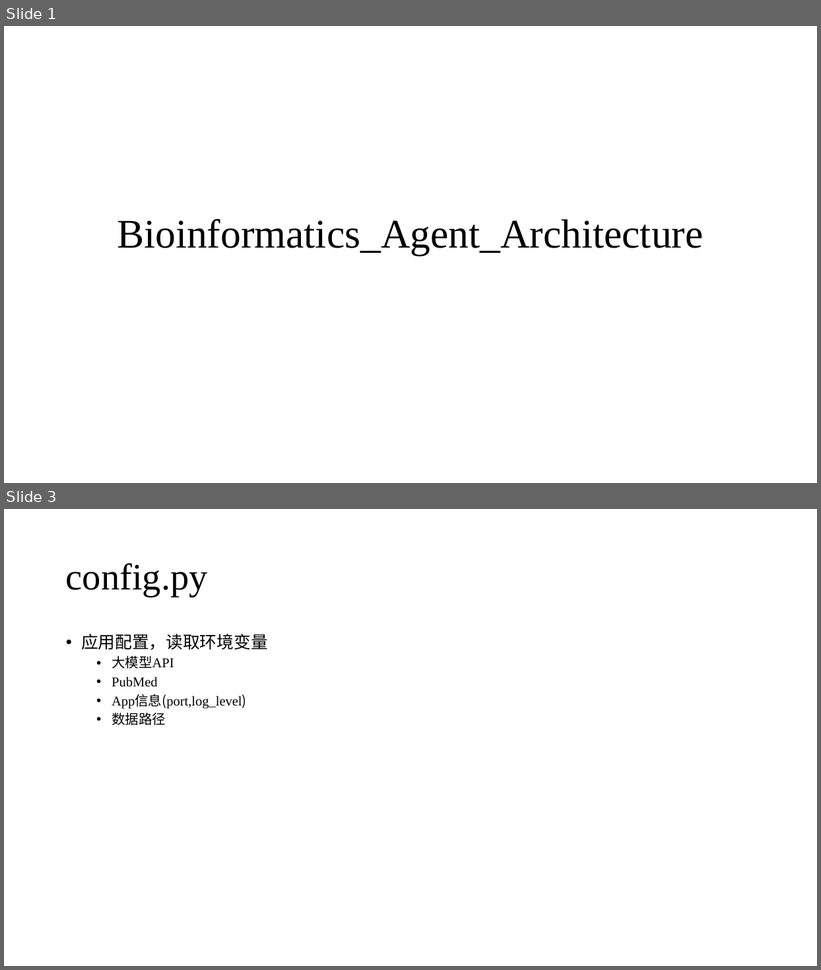
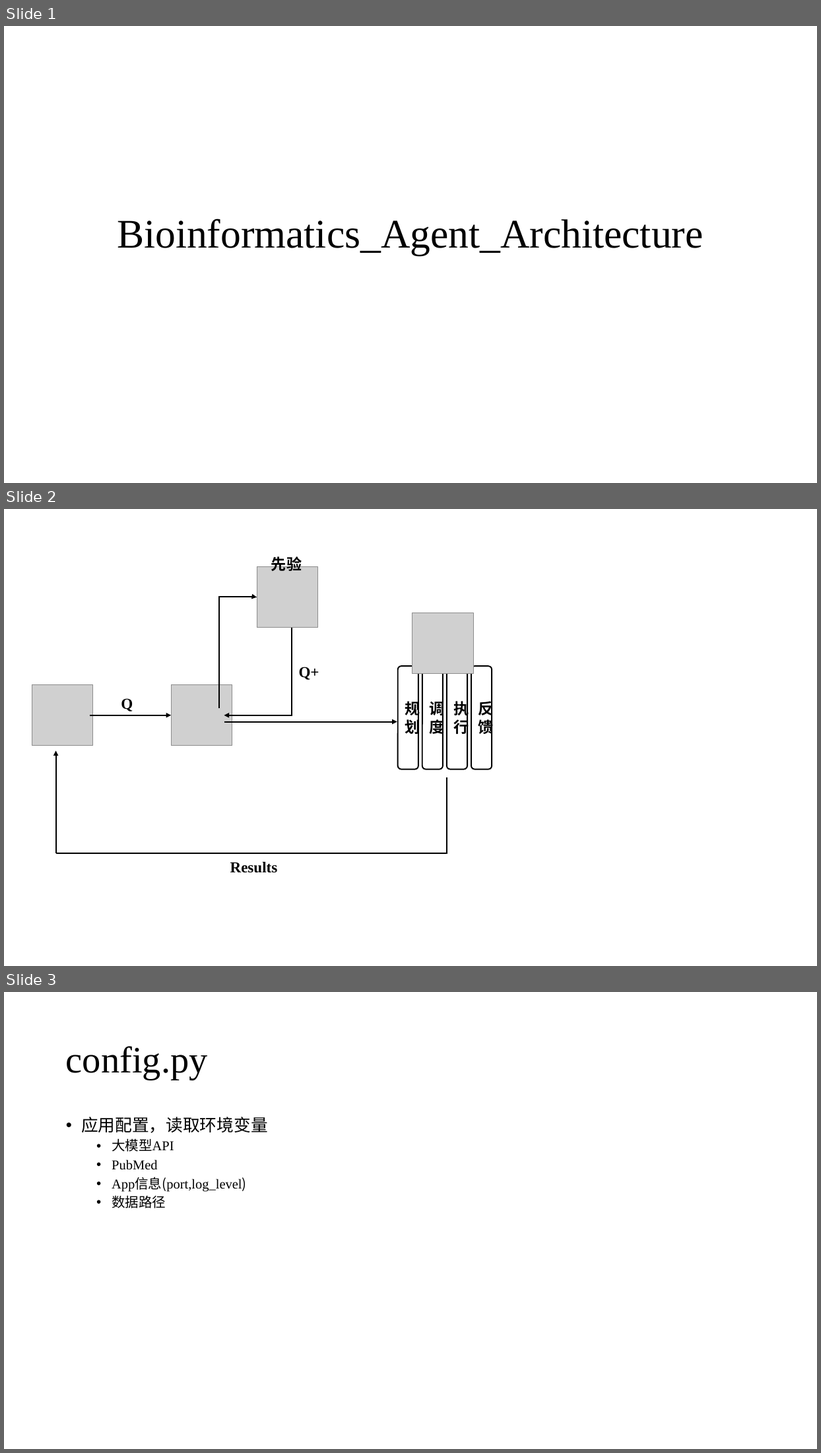
Before and after one commit to BeatGene/Bioinformatics_Agent, a slide deck: PPT/Bioinformatics_Agent_Architecture.pptx. Shown one above the other, each under a label of ours: slides 1 and 3 before the commit, slides 1, 2 and 3 after it; the slides between them are not shown. The pictures are 821x970 and 821x1453 pixels, drawn with LibreOffice and Linux fonts; fonts in the diff are those of the drawing; grey boxes stand for pictures. Boxes give left, top, right and bottom in pixels: in the first picture for what was removed or moved away, otherwise in the second. Text is boxed around its words. In the diff, an @@ line names an element or a change of style, - is before the commit and + after.

```diff
--- a/PPT/Bioinformatics_Agent_Architecture.pptx
+++ b/PPT/Bioinformatics_Agent_Architecture.pptx
@@ slide 2 added at bbox=[4, 509, 817, 966], background #FFFFFF @@
@@ picture added at bbox=[257, 567, 318, 628] @@
@@ text added at bbox=[271, 555, 302, 571], 18 pt, text #000000, bold @@
+先验
@@ elbow arrow added from (219, 708) to (257, 597), #000000 1.5 pt @@
@@ picture added at bbox=[413, 613, 474, 674] @@
@@ elbow arrow added from (292, 628) to (224, 716), #000000 1.5 pt @@
@@ text added at bbox=[299, 667, 319, 680], 18 pt, text #000000, bold @@
+Q+
@@ rounded rectangle added at bbox=[398, 666, 418, 770], fill #FFFFFF, outline #000000 1.5 pt, 18 pt, text #000000, bold @@
+规划
@@ rounded rectangle added at bbox=[422, 666, 443, 770], fill #FFFFFF, outline #000000 1.5 pt, 18 pt, text #000000, bold @@
+调度
@@ rounded rectangle added at bbox=[447, 666, 467, 770], fill #FFFFFF, outline #000000 1.5 pt, 18 pt, text #000000, bold @@
+执行
@@ rounded rectangle added at bbox=[471, 666, 492, 770], fill #FFFFFF, outline #000000 1.5 pt, 18 pt, text #000000, bold @@
+反馈
@@ picture added at bbox=[32, 685, 93, 747] @@
@@ picture added at bbox=[171, 685, 232, 747] @@
@@ text added at bbox=[121, 698, 133, 712], 18 pt, text #000000, bold @@
+Q
@@ arrow added from (90, 716) to (171, 716), #000000 1.5 pt @@
@@ arrow added from (224, 722) to (397, 722), #000000 1.5 pt @@
@@ arrow added from (56, 854) to (56, 751), #000000 1.5 pt @@
@@ elbow line added from (447, 778) to (56, 854), #000000 1.5 pt @@
@@ text added at bbox=[230, 862, 278, 873], 18 pt, text #000000, bold @@
+Results
```
Also in this commit, not shown: 1 slide changed, 2 slides removed, 26 other files.
